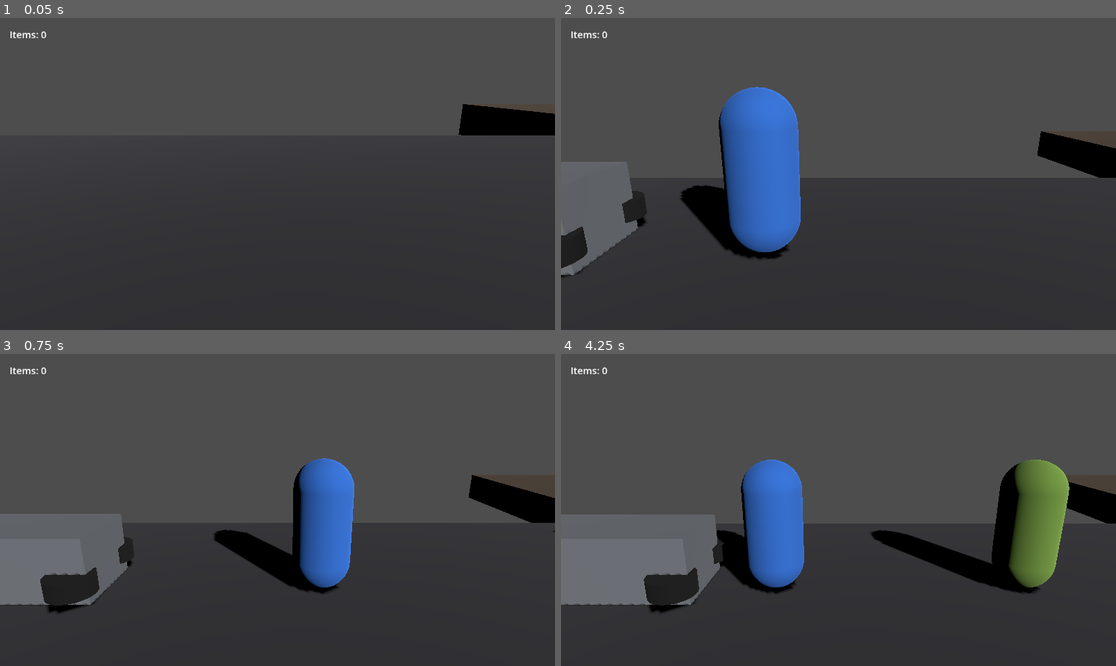
Above: before the commit, frames 1-4 (two rows, left to right).
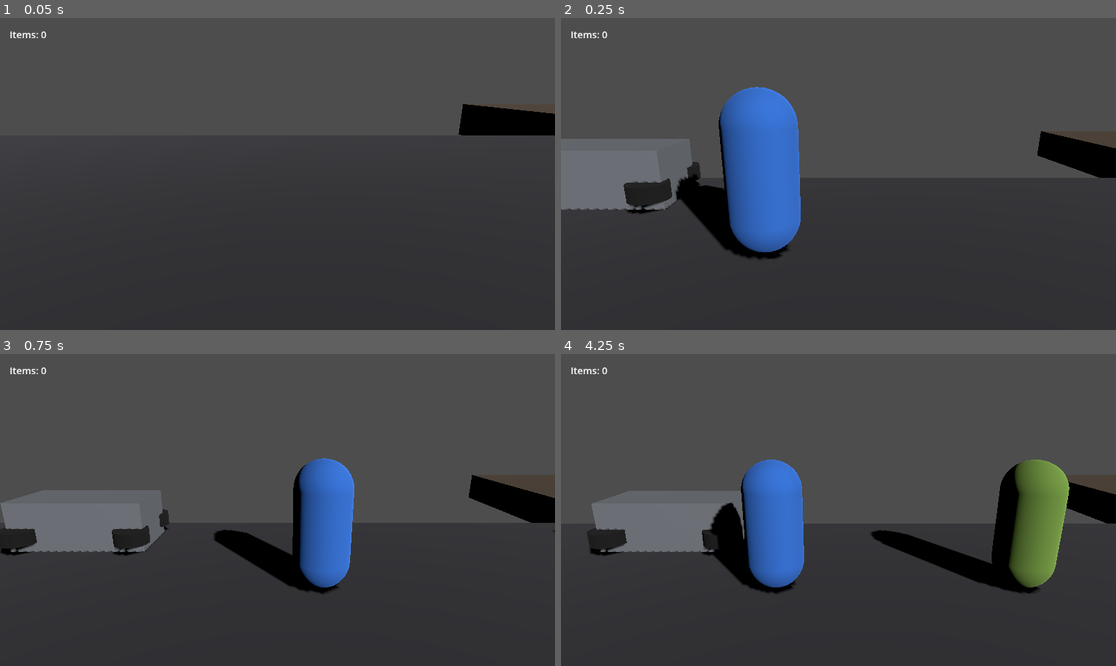
Above: after the commit, the same moments.

Repository: Natkiio/union-city-3d-remake
Game: Godot game, scene res://scenes/main.tscn
Two runs of this game, one before a commit and one after it. Both use one fixed random seed, a clock stepped at 60 frames per second and the inputs below.
Inputs:
- Up to frame 1 (0.05 s): no input
- Up to frame 2 (0.25 s): no input
- Up to frame 3 (0.75 s): tap Enter at 0.5 s; hold D (move_right) from 0.53 s (still down); tap Space (attack) at 0.6 s
- Up to frame 4 (4.25 s): release D (move_right) at 1.28 s; hold A (move_left) 1.28-2.03 s; tap E (interact) at 1.35, 2.85 s; hold D (move_right) 2.03-3.53 s; tap Space (attack) at 2.1, 3.6 s; hold A (move_left) from 3.53 s (still down)

Frame 1 is identical in both runs. In frame 2, 5.3% of the frame differs, in the area x 0-26%, y 38-84%; in frame 3, 6.2%; in frame 4, 7.4%, in the area x 0-34%, y 43-83%.

Commit message:
Fix: car blocked the player's fixed z-lane, causing a stuck collision
The car's StaticBody3D sat on the same z=0 plane the player is locked
to (2.5D movement only moves along x), so the player physically
collided with it and got stuck instead of walking past.

Fix: moved the car back to z=-1.8, off the player's lane, matching
how the loot building and house already sit recessed. Only zombies
should ever share the player's exact z. Widened and reaimed the
TrunkTrigger's local z offset so it still reaches z=0 and the trunk
opens correctly from the player's walking lane.

Verified headless: player held move_left for 2.5s and ended up at
x=-18.5 (full unobstructed walking speed, no snag at the car's x
range), and the trunk still opens with E from the player's lane.

Diff:
--- a/scenes/car/car.tscn
+++ b/scenes/car/car.tscn
@@ -22,7 +22,7 @@
 albedo_color = Color(0.08, 0.08, 0.08, 1)
 
 [sub_resource type="BoxShape3D" id="Shape_Trunk"]
-size = Vector3(1.0, 1.2, 1.4)
+size = Vector3(1.0, 1.2, 2.4)
 
 [node name="Car" type="Node3D"]
 
@@ -57,7 +57,7 @@
 surface_material_override/0 = SubResource("Mat_Wheel")
 
 [node name="TrunkTrigger" type="Area3D" parent="."]
-transform = Transform3D(1, 0, 0, 0, 1, 0, 0, 0, 1, -1.4, 0.6, 0)
+transform = Transform3D(1, 0, 0, 0, 1, 0, 0, 0, 1, -1.4, 0.6, 1.8)
 script = ExtResource("1")
 
 [node name="TriggerShape" type="CollisionShape3D" parent="TrunkTrigger"]
--- a/scenes/main.tscn
+++ b/scenes/main.tscn
@@ -74,8 +74,8 @@
 [node name="HouseExterior" parent="." unique_id=1696498767 instance=ExtResource("6")]
 transform = Transform3D(1, 0, 0, 0, 1, 0, 0, 0, 1, 25, 0, 0)
 
-[node name="Car" parent="." instance=ExtResource("7")]
-transform = Transform3D(1, 0, 0, 0, 1, 0, 0, 0, 1, -7, 0, 0)
+[node name="Car" parent="." unique_id=1127041731 instance=ExtResource("7")]
+transform = Transform3D(1, 0, 0, 0, 1, 0, 0, 0, 1, -7, 0, -1.8)
 
 [node name="CameraRig" type="Node3D" parent="." unique_id=1468777941]
 script = ExtResource("5")
Not shown: 1 places in scenes/main.tscn that only renumber resources
Not shown: 1 places in scenes/ui/trunk_ui.tscn that only renumber resources
